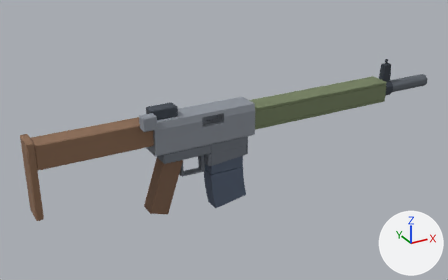
Two versions of the glTF model deadvox/src/content/base/assets/models/rifle_assault.glb, one commit apart.
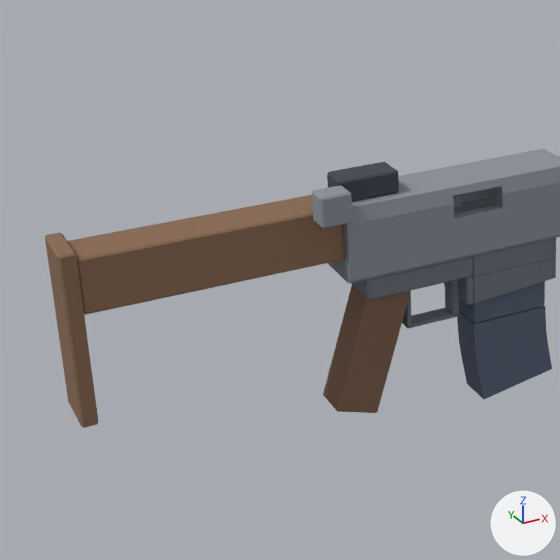
There are two pictures of each version: one whole from a camera (50 mm lens) standing at (-0.521, -0.861, 0.394) and looking at (-0.035, 0.024, -0.048), one close up on the part from 0% to 56% of the width and 11% to 100% of the height. Lighting does not change. The marker at lower right points along +X, +Y and +Z. The older version's two pictures come first. Vertices at exactly the same position are counted once.

The first close-up shows 'grip:grip', 'lower:lower', 'magazine:magazine', 'receiver:receiver', 'sight:sight', 'stock:stock' and 1 more.
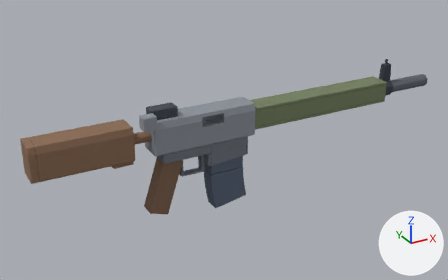
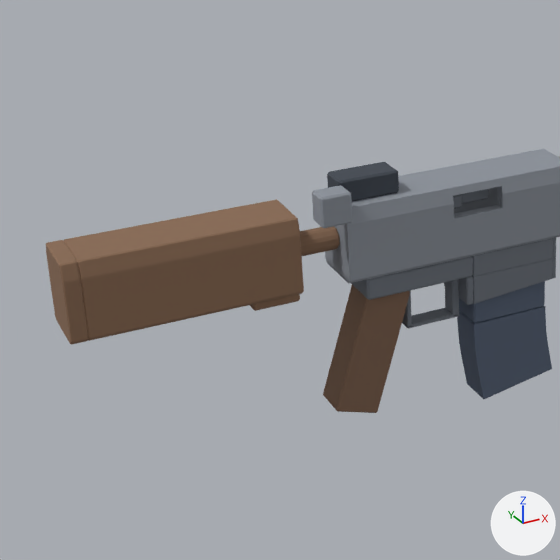
Location of each change, (x1, y1, x2, y2) in pixels of the close-ups (560 x 560 px; the box of a moved part takes in the faces that stretch with it):
'stock:stock', reshaped (37% shorter)
    before: (45, 195, 345, 428)
    after: (46, 199, 340, 345)
part 1 of me_stock_stock, moved or reshaped
    before: (68, 195, 345, 315)
    after: (250, 294, 300, 311)
part 2 of me_stock_stock, added (brown)
    after: (46, 199, 304, 345)
part 3 of me_stock_stock, added (brown)
    after: (300, 226, 340, 256)
part 4 of me_stock_stock, deleted (brown)
    before: (45, 232, 98, 428)

What the commit changed:
me_stock_stock is used by ob_stock_stock; parent ob_rifle_assault; location (-0.184, 0.0, 0.0).
me_stock_stock had 48 vertices, 88 faces and spanned x -0.196..0.0, y -0.02..0.02, z -0.092..0.034.
me_stock_stock now has 160 vertices, 320 faces and spans x -0.196..0.0, y -0.023..0.023, z -0.037..0.029.
me_stock_stock part 1: the loose piece of 24 vertices spanning x -0.184..0.0, y -0.017..0.017, z -0.012..0.029 is scaled about its middle by (0.179, 0.824, 0.176), then moved by (0.04, 0.0, -0.042).
me_stock_stock part 2: a new loose piece of 88 vertices spanning x -0.196..-0.034, y -0.023..0.023, z -0.029..0.029, in mat_8a6a52 (brown #8a6a52).
me_stock_stock part 3: a new loose piece of 48 vertices spanning x -0.184..0.0, y -0.009..0.009, z -0.009..0.009, in mat_8a6a52 (brown #8a6a52).
Part 4, on me_stock_stock:
24 vertices are removed from x -0.196..-0.184, y -0.02..0.02, z -0.092..0.034.
44 faces are deleted.
